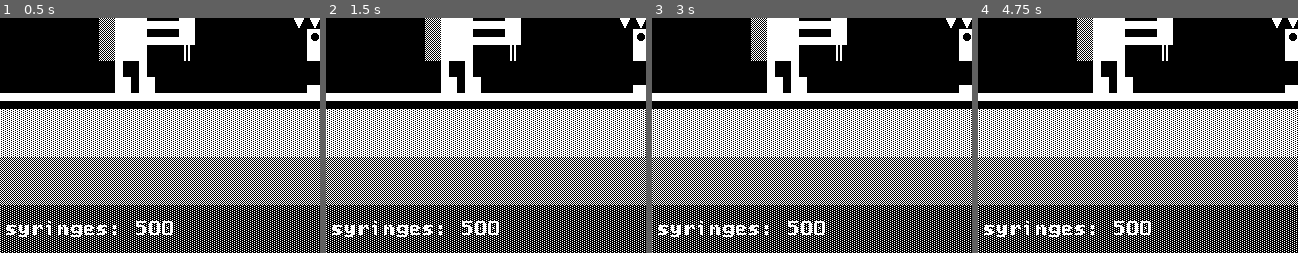
Above: before the commit, frames 1-4 (left to right).
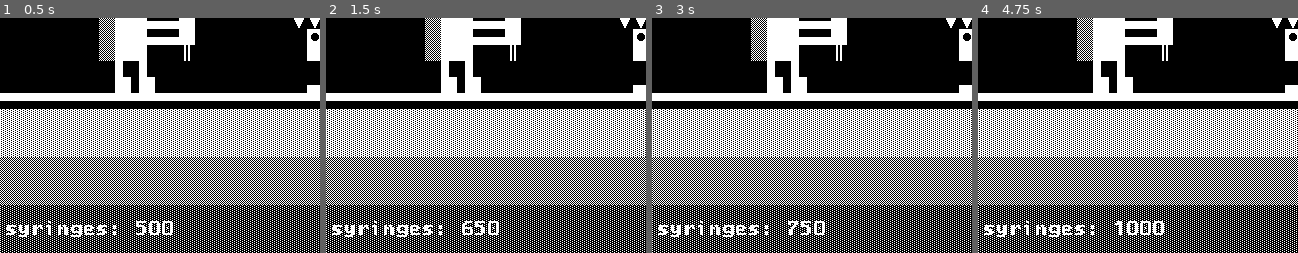
Above: after the commit, the same moments.

Repository: 2shady4u/hobo-battle-arena
Game: Godot game, scene res://src/Game.tscn
Two runs of this game, one before a commit and one after it. Both use one fixed random seed, a clock stepped at 60 frames per second and the inputs below.
Inputs:
- Up to frame 1 (0.5 s): no input
- Up to frame 2 (1.5 s): tap Enter (ui_accept) at 0.5, 0.77, 1.25 s
- Up to frame 3 (3 s): tap Enter (ui_accept) at 1.52, 2.75 s
- Up to frame 4 (4.75 s): tap Enter (ui_accept) at 3.02, 3.5, 3.77, 4.25, 4.52 s
The pictures show only the part of the screen within x 12-62%, y 50-100%; the shares and areas given below are measured in that part.

Frame 1 is identical in both runs. In frame 2, 0.1% of the frame differs, in the area x 42-50%, y 86-93%; in frame 3, 0.1%; in frame 4, 0.2%, in the area x 42-59%, y 86-93%.

Commit message:
Add StatsUI and TrainingUI to Game.tscn

Diff:
--- a/godot_project/src/Game.tscn
+++ b/godot_project/src/Game.tscn
@@ -1,7 +1,9 @@
-[gd_scene load_steps=4 format=2]
+[gd_scene load_steps=6 format=2]
 
 [ext_resource path="res://src/game/BattleUI.tscn" type="PackedScene" id=1]
 [ext_resource path="res://src/Game.gd" type="Script" id=2]
+[ext_resource path="res://src/game/StatsUI.tscn" type="PackedScene" id=3]
+[ext_resource path="res://src/game/TrainingUI.tscn" type="PackedScene" id=4]
 
 [sub_resource type="StyleBoxEmpty" id=3]
 
@@ -24,3 +26,9 @@
 }
 
 [node name="BattleUI" parent="TabContainer" instance=ExtResource( 1 )]
+
+[node name="StatsUI" parent="TabContainer" instance=ExtResource( 3 )]
+visible = false
+
+[node name="TrainingUI" parent="TabContainer" instance=ExtResource( 4 )]
+visible = false
--- a/godot_project/src/game/StatsUI.tscn
+++ b/godot_project/src/game/StatsUI.tscn
@@ -1,6 +1,6 @@
 [gd_scene load_steps=8 format=2]
 
-[ext_resource path="res://StatsUI.gd" type="Script" id=1]
+[ext_resource path="res://src/game/StatsUI.gd" type="Script" id=1]
 [ext_resource path="res://textures/ui/mutationbox.png" type="Texture" id=2]
 [ext_resource path="res://textures/ui/stats.png" type="Texture" id=3]
 [ext_resource path="res://src/game/StatsUI/base_theme.tres" type="Theme" id=4]
--- a/godot_project/src/game/TrainingUI.tscn
+++ b/godot_project/src/game/TrainingUI.tscn
@@ -1,11 +1,12 @@
 [gd_scene load_steps=10 format=2]
 
-[ext_resource path="res://TrainingUI.gd" type="Script" id=1]
+[ext_resource path="res://src/game/TrainingUI.gd" type="Script" id=1]
 [ext_resource path="res://textures/ui/trainingbox.png" type="Texture" id=2]
 [ext_resource path="res://src/game/StatsUI/base_theme.tres" type="Theme" id=3]
 [ext_resource path="res://src/game/TrainingUI/TrainingButton.tscn" type="PackedScene" id=4]
 [ext_resource path="res://textures/ui/bar.png" type="Texture" id=5]
 [ext_resource path="res://textures/ui/bar-empty.png" type="Texture" id=6]
+
 
 [sub_resource type="StyleBoxTexture" id=1]
 texture = ExtResource( 2 )
Renamed: godot_project/StatsUI.gd -> godot_project/src/game/StatsUI.gd
Renamed: godot_project/TrainingUI.gd -> godot_project/src/game/TrainingUI.gd
